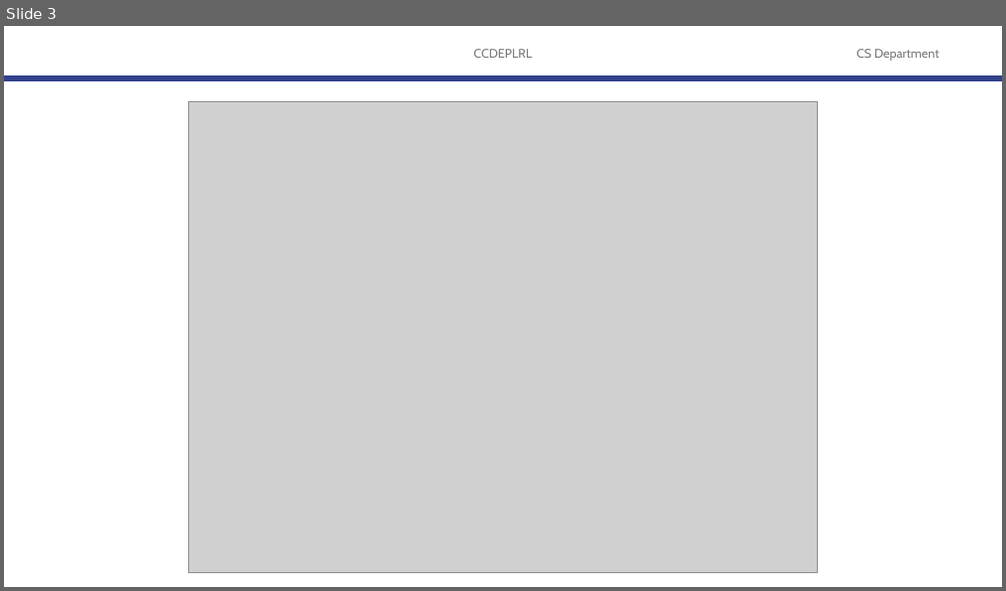
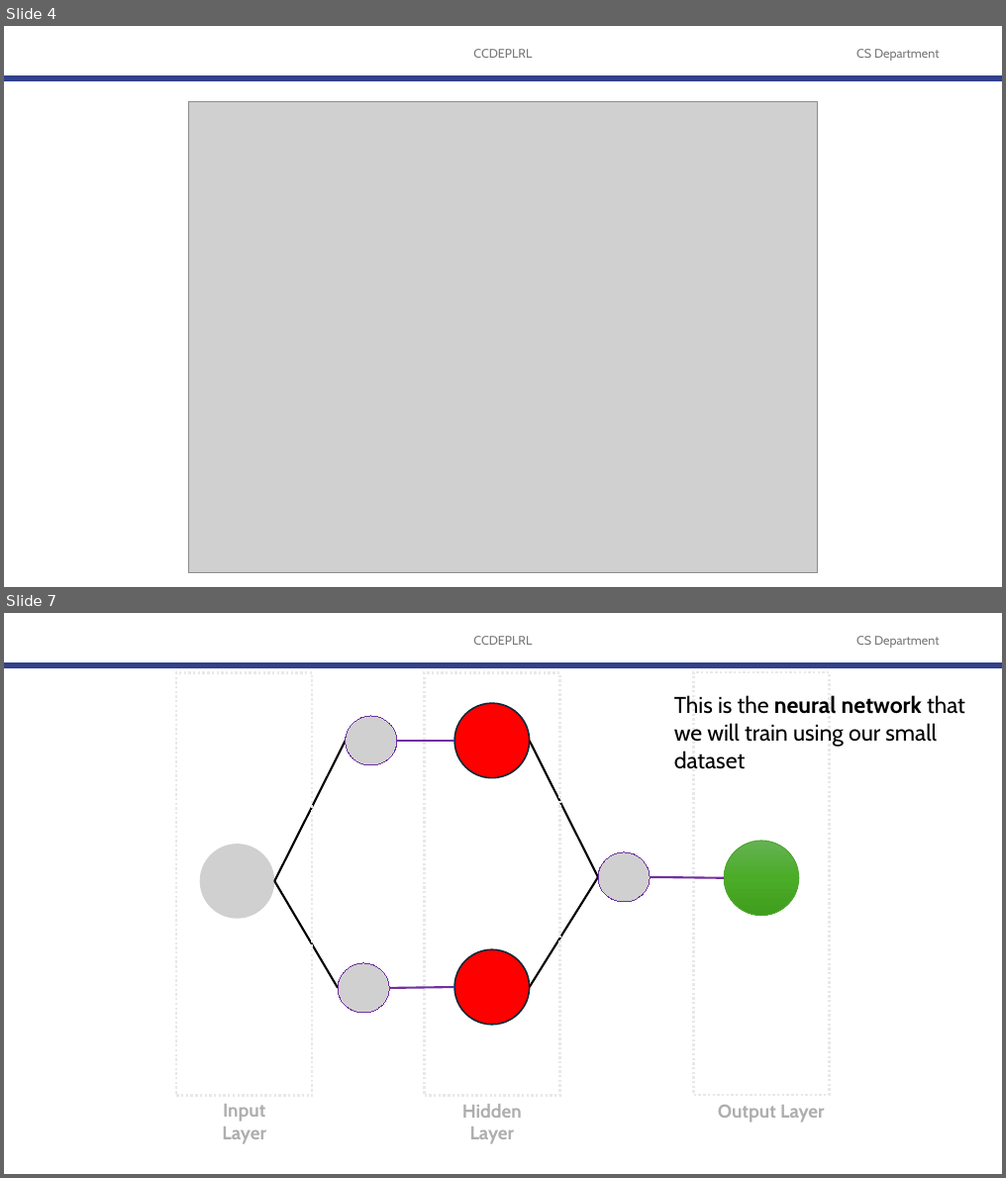
Before and after one commit to robitussin/CCDEPLRL, a slide deck: 2 - Training Neural Networks/Backpropagation/Backpropagation (new).pptx. Shown one above the other, each under a label of ours: slide 3 before the commit, slides 4 and 7 after it; the slides between them are not shown. The pictures are 1006x591 and 1006x1178 pixels, drawn with LibreOffice and Linux fonts; fonts in the diff are those of the drawing; grey boxes stand for pictures; background and template pictures are left out. Boxes give left, top, right and bottom in pixels: in the first picture for what was removed or moved away, otherwise in the second. Text is boxed around its words. In the diff, an @@ line names an element or a change of style, - is before the commit and + after.

```diff
--- a/2 - Training Neural Networks/Backpropagation/Backpropagation (new).pptx
+++ b/2 - Training Neural Networks/Backpropagation/Backpropagation (new).pptx
@@ slide 7 added at [4,613,1002,1174], background #FFFFFF; not listed: 3 template elements that a slide beside it also shows @@
@@ rectangle added at [176,672,312,1096], outline #E8E8E8 2.25 pt dashed @@
@@ rectangle added at [424,672,559,1096], outline #E8E8E8 2.25 pt dashed @@
@@ text added at [674,695,965,769], 22 pt, text #000000 @@
+This is the neural network that we will train using our small dataset
@@ rectangle added at [693,672,829,1095], outline #E8E8E8 2.25 pt dashed @@
@@ picture added at [346,716,397,765] @@
@@ ellipse added at [454,703,530,778], fill #FF0000, outline #092A39 1.5 pt @@
@@ line added from (274, 881) to (346, 741), #000000 2 pt @@
@@ line added from (397, 741) to (454, 741), #7030A0 2 pt @@
@@ line added from (530, 741) to (598, 877), #000000 2 pt @@
@@ picture added at [199,844,274,919] @@
@@ ellipse added at [724,841,799,916], fill gradient #66B354 to #4BAD28 to #409F1E, outline #4EA72E 1 pt @@
@@ line added from (530, 987) to (598, 877), #000000 2 pt @@
@@ picture added at [598,853,650,902] @@
@@ line added from (650, 877) to (724, 878), #7030A0 2 pt @@
@@ line added from (274, 881) to (338, 988), #000000 2 pt @@
@@ picture added at [338,963,389,1013] @@
@@ ellipse added at [454,950,530,1025], fill #FF0000, outline #092A39 1.5 pt @@
@@ line added from (389, 988) to (454, 987), #7030A0 2 pt @@
@@ text added at [222,1104,266,1145], 18 pt, text #AEAEAE, bold @@
+Input Layer
@@ text added at [462,1104,522,1145], 18 pt, text #AEAEAE, bold @@
+Hidden Layer
@@ text added at [718,1105,825,1123], 18 pt, text #AEAEAE, bold @@
+Output Layer
@@ what was slide 3 is now slide 4 @@
```
Also in this commit, not shown: 14 slides changed, 52 other slides added, 8 slides removed, 1 other file.
